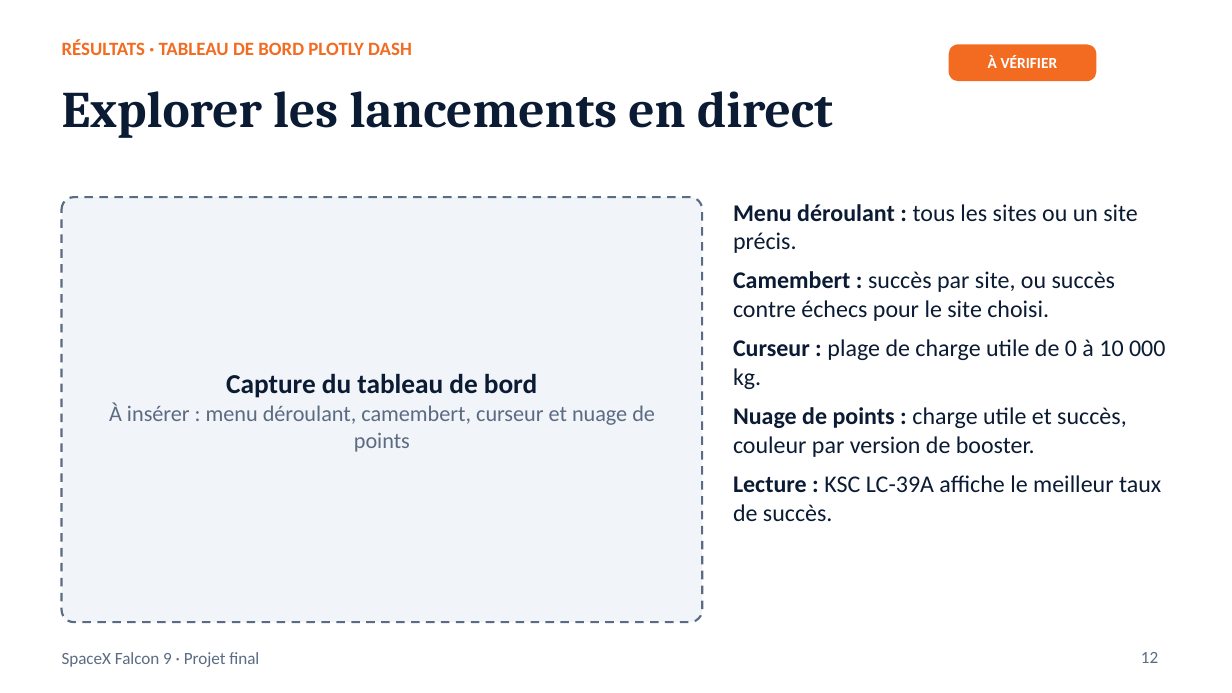
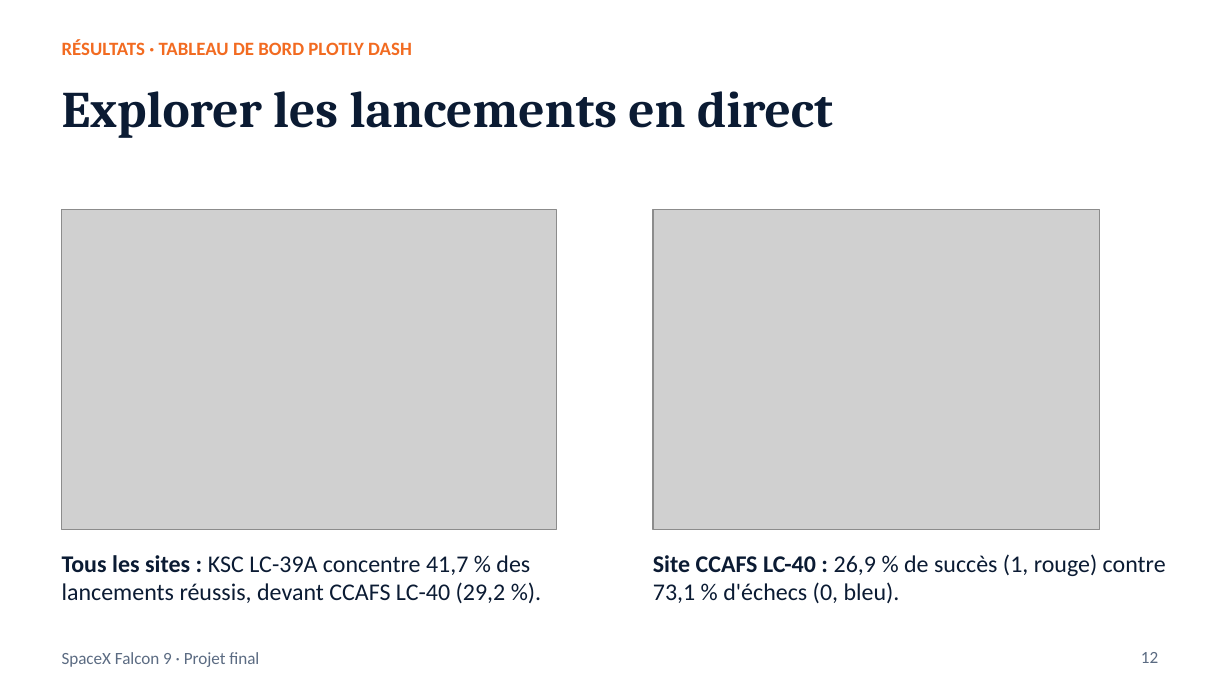
Before and after one commit to Haristocratee/spacex-falcon9-landing-prediction, a slide deck: slide 12 of presentation/Projet_final_SpaceX_Falcon9.pptx. Drawn at 1232x693 pixels with LibreOffice and Linux fonts; fonts in the diff are those of the drawing; grey boxes stand for pictures; background and template pictures are left out. Boxes give left, top, right and bottom in pixels: in the first picture for what was removed or moved away, otherwise in the second. Text is boxed around its words. In the diff, an @@ line names an element or a change of style, - is before the commit and + after.

```diff
--- a/presentation/Projet_final_SpaceX_Falcon9.pptx
+++ b/presentation/Projet_final_SpaceX_Falcon9.pptx
@@ rounded rectangle removed at [949,44,1096,81] @@
-À VÉRIFIER
@@ rounded rectangle removed at [62,197,702,622] @@
@@ picture added at [62,209,557,530] @@
@@ picture added at [653,209,1099,530] @@
@@ text removed at [733,204,1165,521] @@
-• Menu déroulant : tous les sites ou un site précis.
-• Camembert : succès par site, ou succès contre échecs pour le site choisi.
-• Curseur : plage de charge utile de 0 à 10 000 kg.
-• Nuage de points : charge utile et succès, couleur par version de booster.
-• Lecture : KSC LC-39A affiche le meilleur taux de succès.
@@ text removed at [109,373,655,452] @@
-Capture du tableau de bord
-À insérer : menu déroulant, camembert, curseur et nuage de points
@@ text added at [62,555,530,603], 14 pt, text #0B1B33 @@
+Tous les sites : KSC LC-39A concentre 41,7 % des lancements réussis, devant CCAFS LC-40 (29,2 %).
@@ text added at [653,554,1166,603], 14 pt, text #0B1B33 @@
+Site CCAFS LC-40 : 26,9 % de succès (1, rouge) contre 73,1 % d'échecs (0, bleu).
```
Also in this commit, not shown: 1 slide added, 7 other files.
